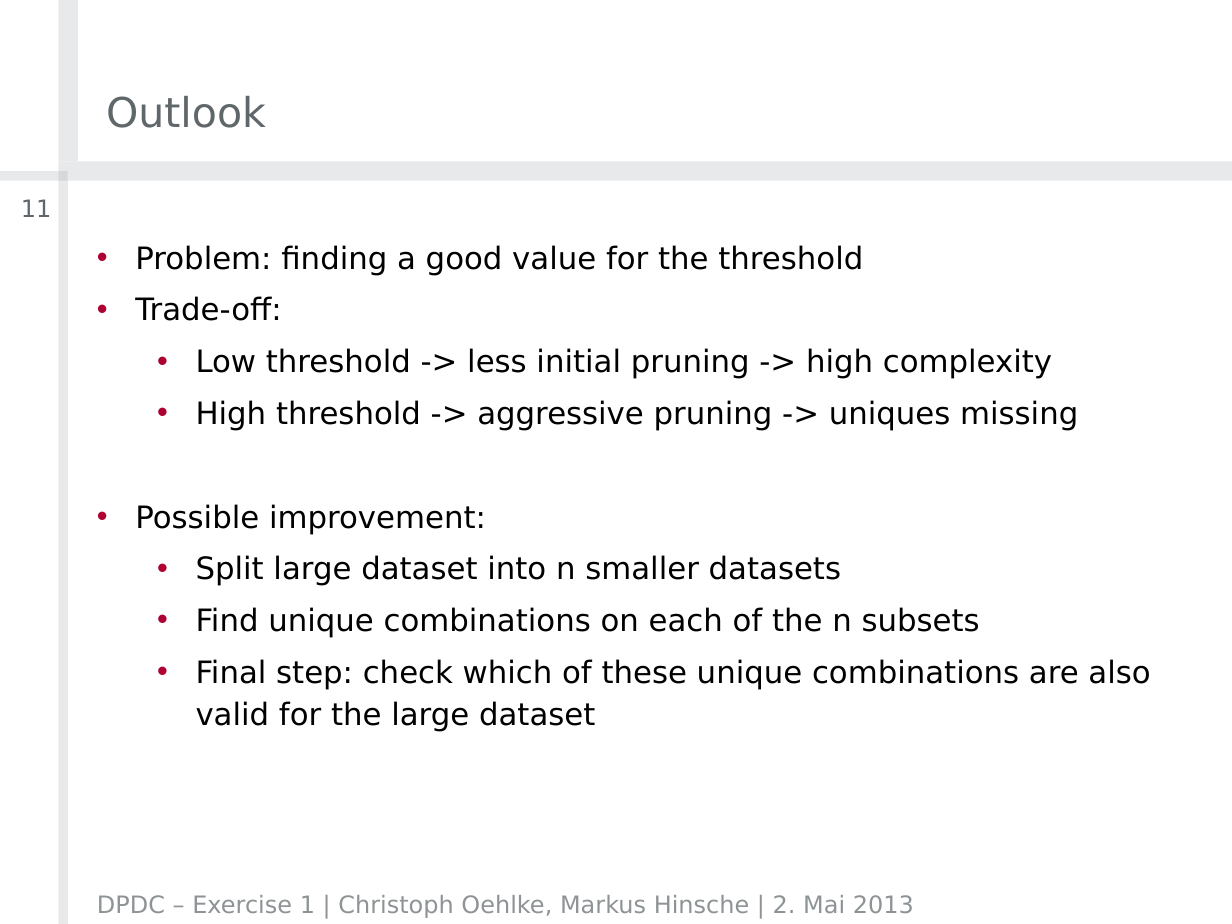
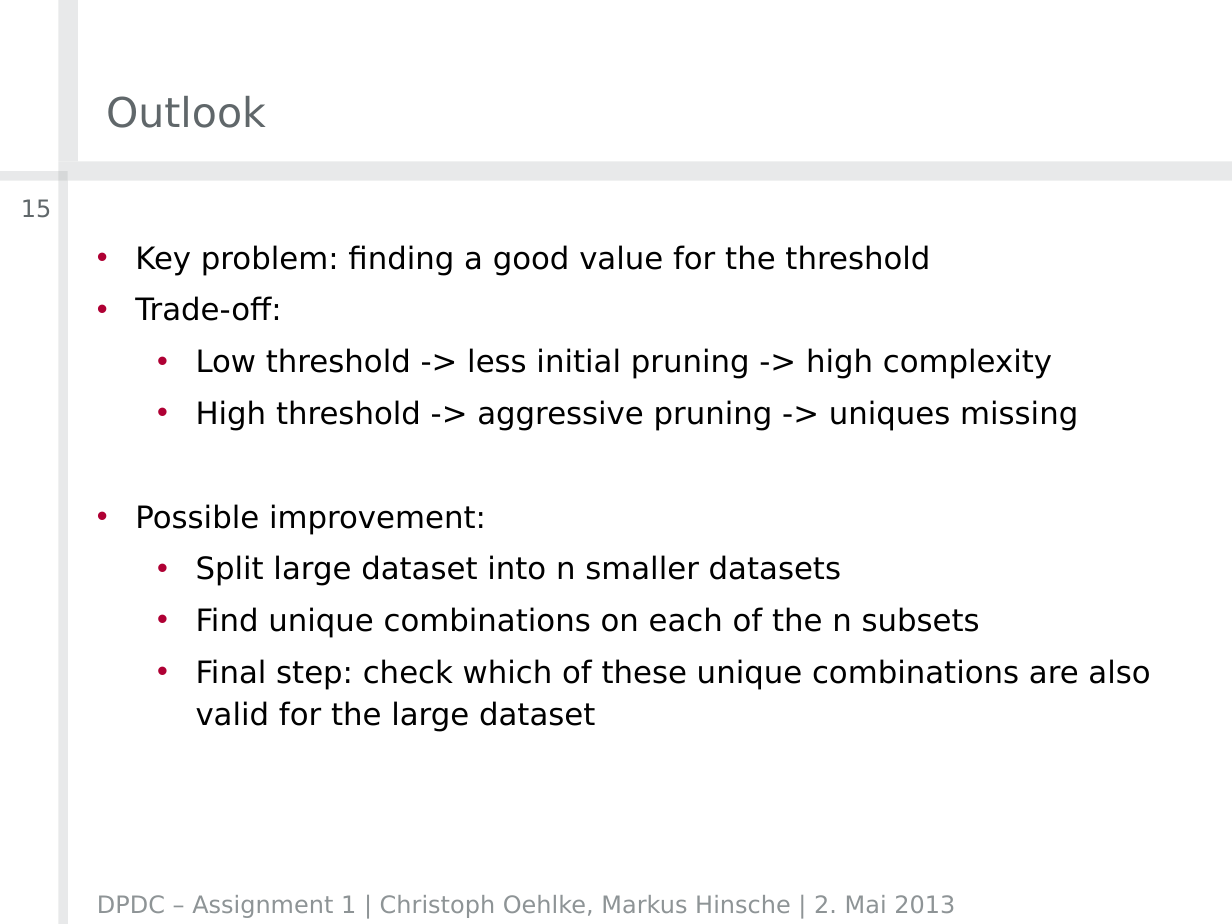
Before and after one commit to crizzy/dpdc-exercises, a slide deck: slide 15 of exercise1/DPDCAssignment1ChristophOehlkeMarkusHinsche.pptx (slide 11 before the commit). Drawn at 1232x924 pixels with LibreOffice and Linux fonts; fonts in the diff are those of the drawing; background and template pictures are left out. Boxes give left, top, right and bottom in pixels: in the first picture for what was removed or moved away, otherwise in the second. Text is boxed around its words. In the diff, an @@ line names an element or a change of style, - is before the commit and + after.

```diff
--- a/exercise1/DPDCAssignment1ChristophOehlkeMarkusHinsche.pptx
+++ b/exercise1/DPDCAssignment1ChristophOehlkeMarkusHinsche.pptx
@@ page number at (21,199,52,218): text changed @@
-11
+15
@@ text at (135,245,930,276): text changed @@
-• Problem: finding a good value for the threshold
+• Key problem: finding a good value for the threshold
@@ text at (97,895,955,918): text changed @@
-DPDC – Exercise 1 | Christoph Oehlke, Markus Hinsche | 2. Mai 2013
+DPDC – Assignment 1 | Christoph Oehlke, Markus Hinsche | 2. Mai 2013
```
Also in this commit, not shown: 9 other slides changed, 4 slides added.
